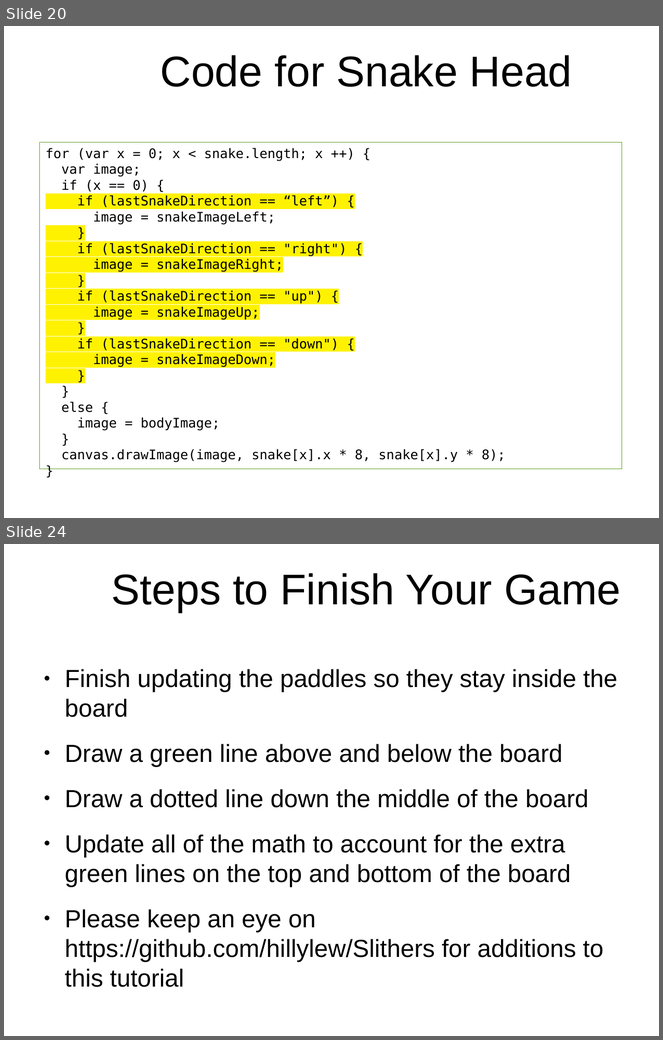
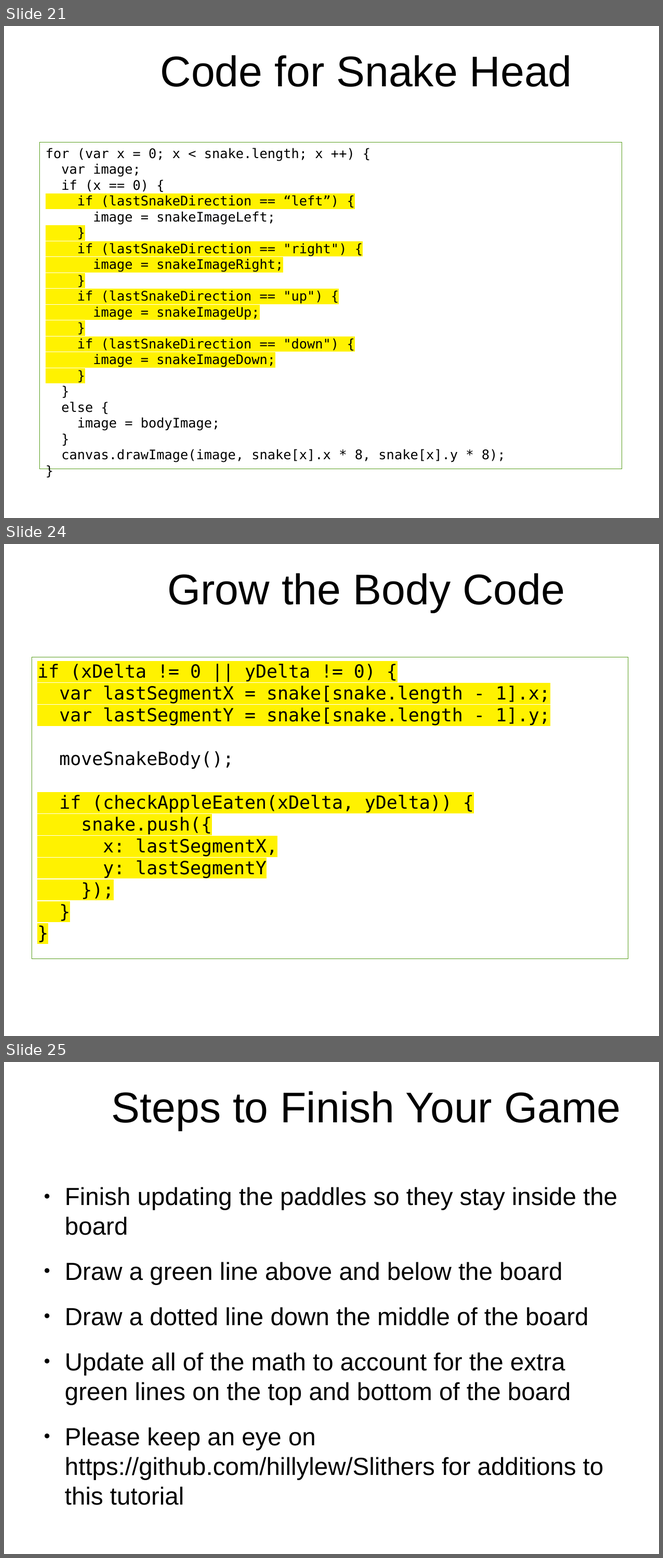
Before and after one commit to originalgrego/Slithers, a slide deck: Slithers - Explorathon 2018.odp. Shown one above the other, each under a label of ours: slides 20 and 24 before the commit, slides 21, 24 and 25 after it; the slides between them are not shown. The pictures are 663x1040 and 663x1558 pixels, drawn with LibreOffice and Linux fonts; fonts in the diff are those of the drawing; background and template pictures are left out. Boxes give left, top, right and bottom in pixels: in the first picture for what was removed or moved away, otherwise in the second. Text is boxed around its words. In the diff, an @@ line names an element or a change of style, - is before the commit and + after.

```diff
--- a/Slithers - Explorathon 2018.odp
+++ b/Slithers - Explorathon 2018.odp
@@ slide 24 added at <box>4,544,659,1036</box>, background picture (left out) @@
@@ title added at <box>167,573,565,612</box>, 51.9 pt, text #000000 @@
+Grow the Body Code
@@ rectangle added at <box>32,657,629,958</box>, outline #579D1C 0 pt, 22 pt, text #000000 @@
+if (xDelta != 0 || yDelta != 0) {
+var lastSegmentX = snake[snake.length - 1].x;
+var lastSegmentY = snake[snake.length - 1].y;
+moveSnakeBody();
+if (checkAppleEaten(xDelta, yDelta)) {
+snake.push({
+x: lastSegmentX,
+y: lastSegmentY
+});
+}
+}
@@ what was slide 20 is now slide 21 @@
@@ what was slide 24 is now slide 25 @@
```
Also in this commit, not shown: 1 slide changed, 3 other slides added, 3 slides removed, 1 other file.
